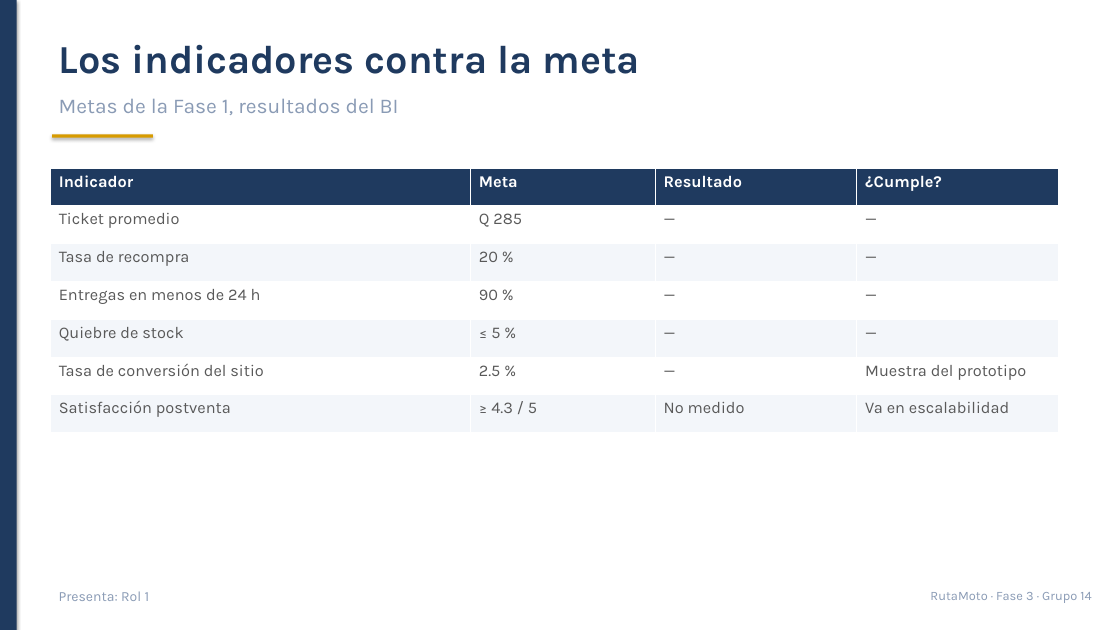
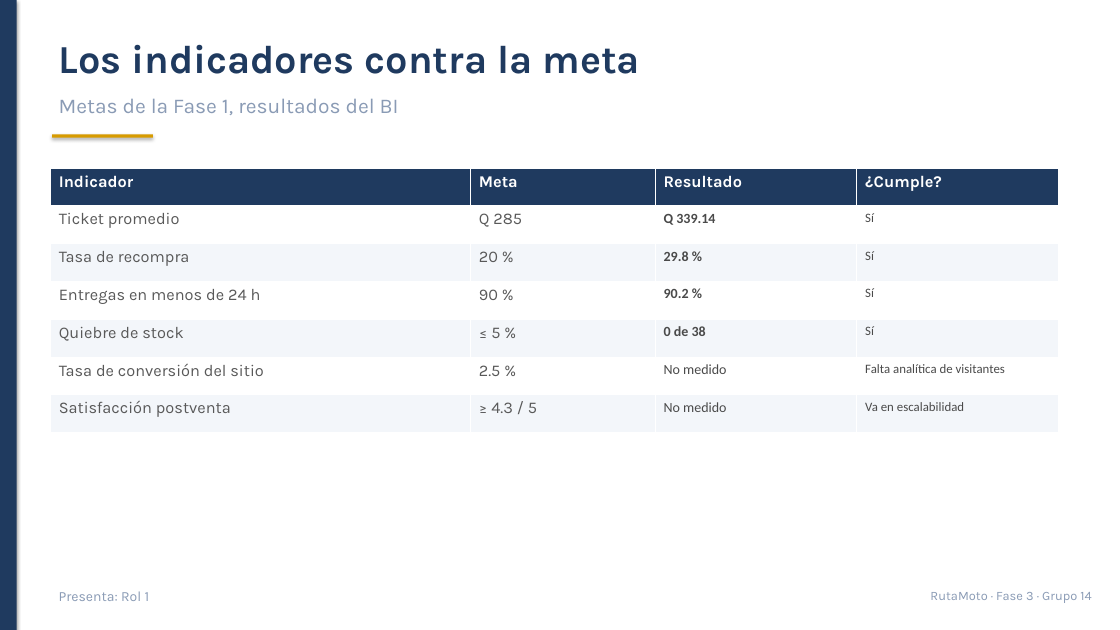
Before and after one commit to Santiago78op/SOG-G14-Proyecto, a slide deck: slide 12 of Entrega_Fase3_Grupo14/5_Presentacion/Presentacion_Fase3_Grupo14.pptx. Drawn at 1120x630 pixels with LibreOffice and Linux fonts; fonts in the diff are those of the drawing. Boxes give left, top, right and bottom in pixels: in the first picture for what was removed or moved away, otherwise in the second. Text is boxed around its words. In the diff, an @@ line names an element or a change of style, - is before the commit and + after.

```diff
--- a/Entrega_Fase3_Grupo14/5_Presentacion/Presentacion_Fase3_Grupo14.pptx
+++ b/Entrega_Fase3_Grupo14/5_Presentacion/Presentacion_Fase3_Grupo14.pptx
@@ table at bbox=[50, 168, 1059, 433] @@
-row 2, column 3: —
+row 2, column 3: Q 339.14
-row 2, column 4: —
+row 2, column 4: Sí
-row 3, column 3: —
+row 3, column 3: 29.8 %
-row 3, column 4: —
+row 3, column 4: Sí
-row 4, column 3: —
+row 4, column 3: 90.2 %
-row 4, column 4: —
+row 4, column 4: Sí
-row 5, column 3: —
+row 5, column 3: 0 de 38
-row 5, column 4: —
+row 5, column 4: Sí
-row 6, column 3: —
+row 6, column 3: No medido
-row 6, column 4: Muestra del prototipo
+row 6, column 4: Falta analítica de visitantes
@@ size 14 to 12 pt in "No medido" @@
@@ font Karla to Calibri, text colour #595959 to #4A4A4A in "No medido", "Va en escalabilidad" @@
@@ size 14 to 11 pt in "Va en escalabilidad" @@
```
Also in this commit, not shown: 8 other slides changed, 26 other files.
